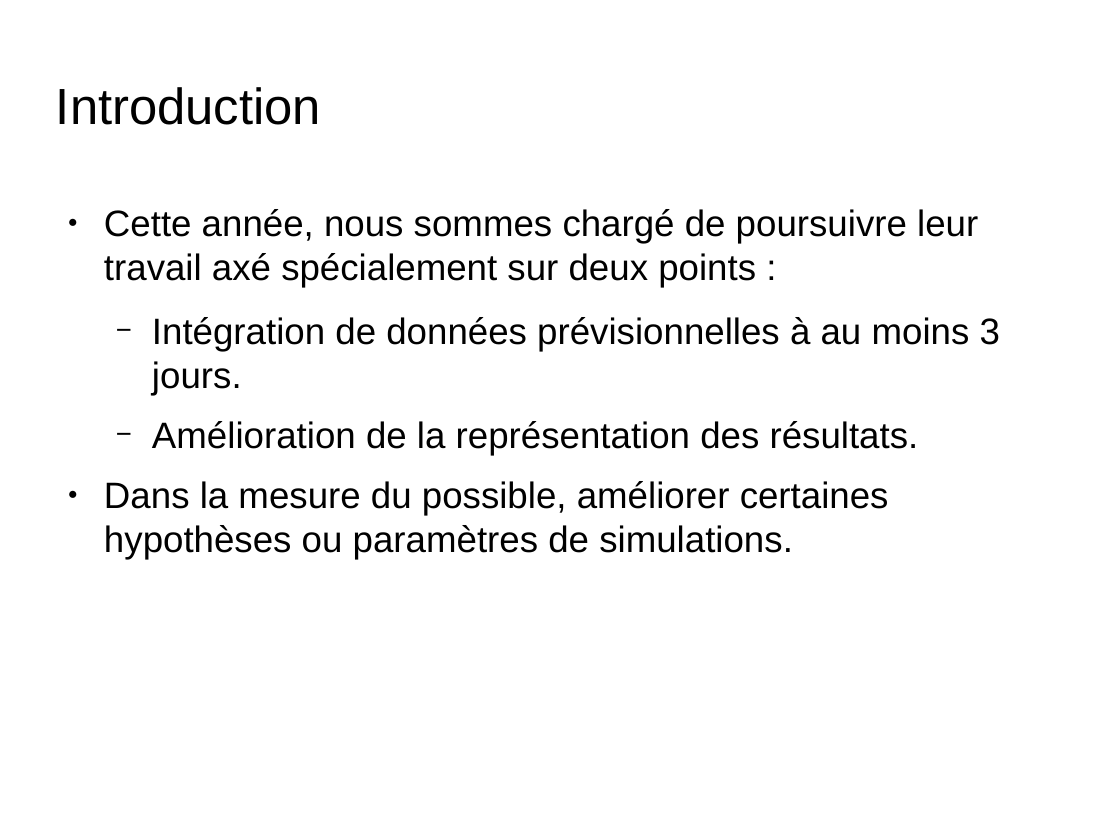
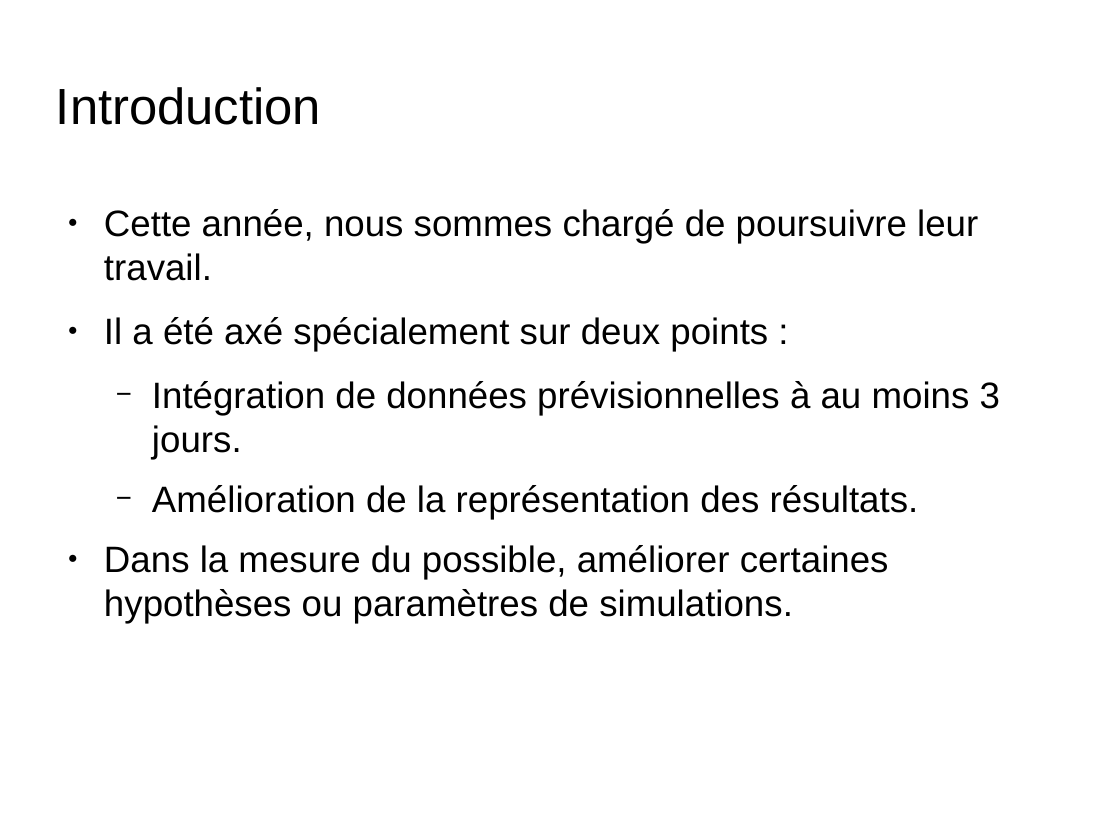
Before and after one commit to nesta7/designProject, a slide deck: slide 3 of presentation_6_juin_Broc.odp. Drawn at 1120x840 pixels with LibreOffice and Linux fonts; fonts in the diff are those of the drawing; background and template pictures are left out. Boxes give left, top, right and bottom in pixels: in the first picture for what was removed or moved away, otherwise in the second. Text is boxed around its words. In the diff, an @@ line names an element or a change of style, - is before the commit and + after.

```diff
--- a/presentation_6_juin_Broc.odp
+++ b/presentation_6_juin_Broc.odp
@@ text at [104, 209, 978, 351]: text changed @@
-● Cette année, nous sommes chargé de poursuivre leur travail axé spécialement sur deux points :
+● Cette année, nous sommes chargé de poursuivre leur travail.
+● Il a été axé spécialement sur deux points :
```
Also in this commit, not shown: 3 other slides changed, 3 slides added, 2 slides removed, 2 other files.
